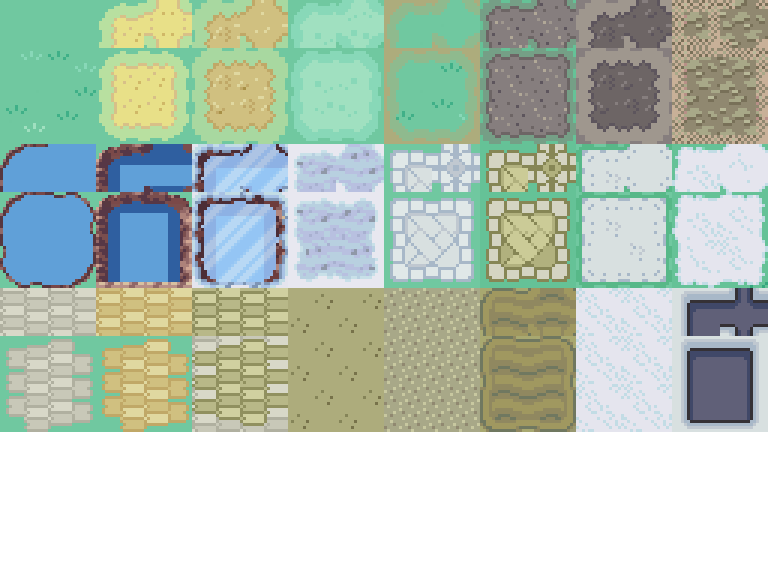
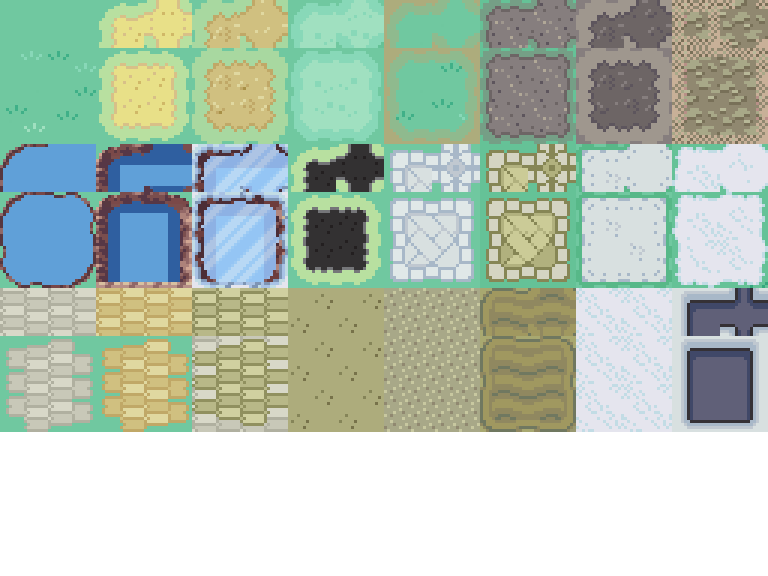
Two versions of the same layered image (768×576). Layer-by-layer changes:
painted on "exterieur" over [288, 144, 384, 288]
